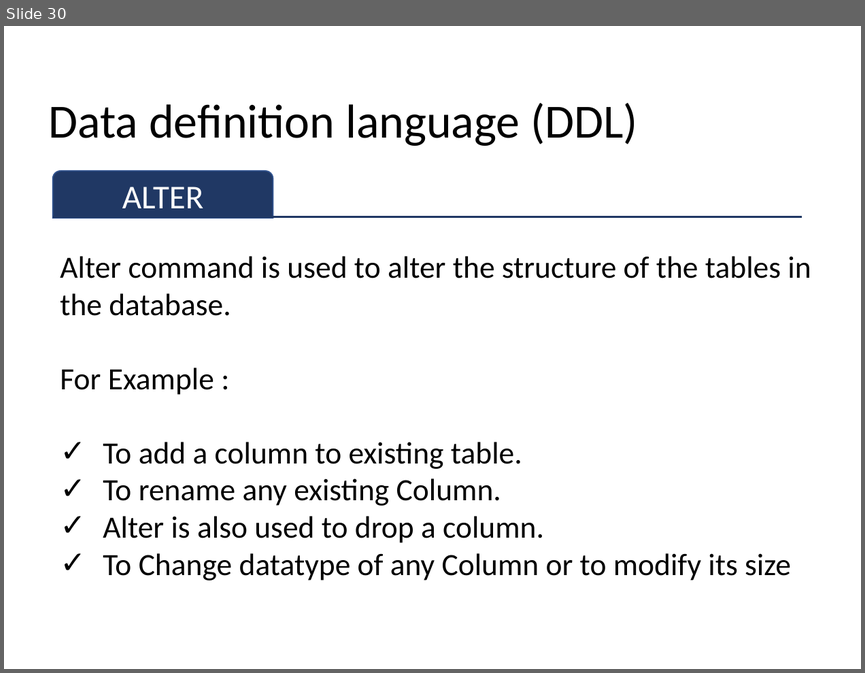
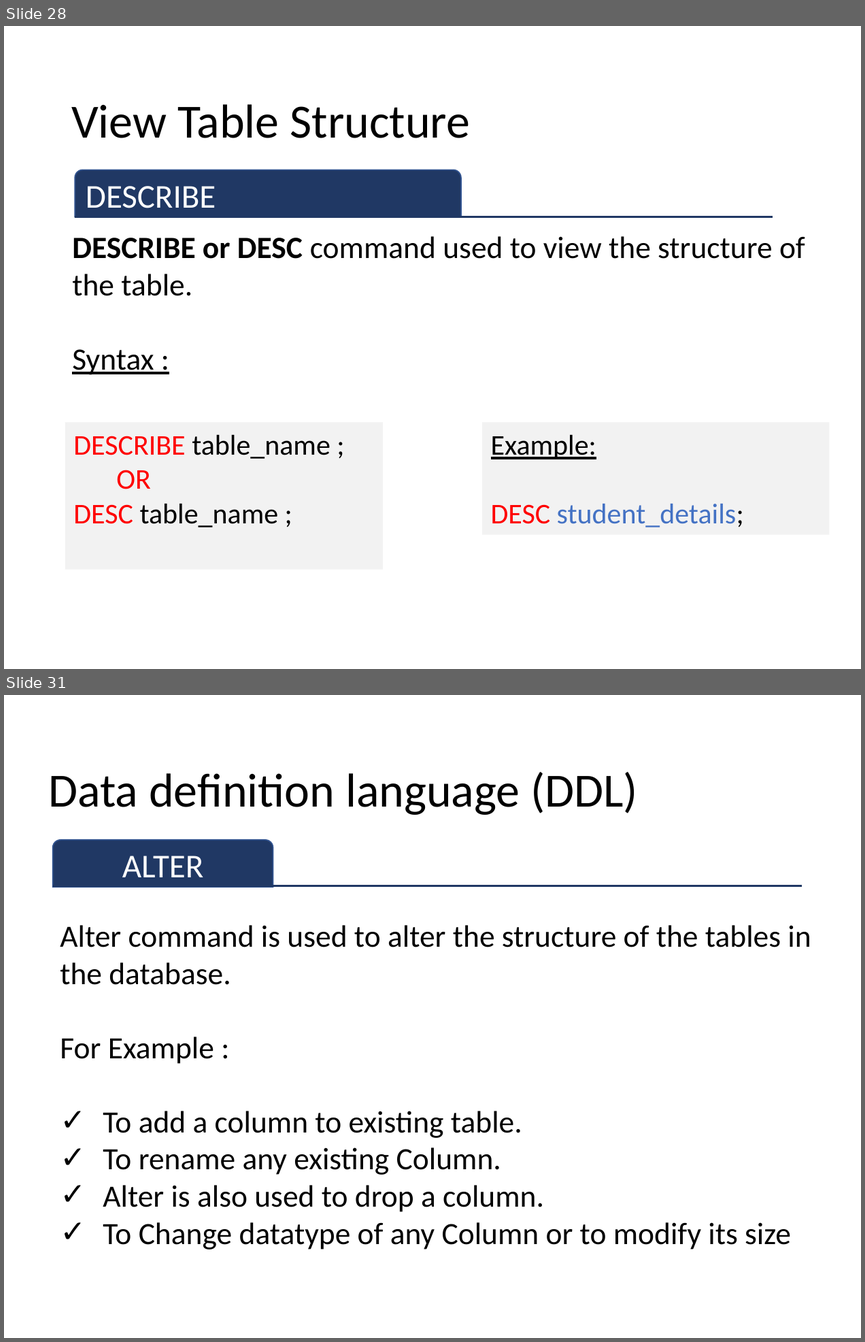
Before and after one commit to sitmbadept/sitmbadept.github.io, a slide deck: 2023/UNIT_2/Site/UNIT-2-PART-1.pptx. Shown one above the other, each under a label of ours: slide 30 before the commit, slides 28 and 31 after it; the slides between them are not shown. The pictures are 865x673 and 865x1342 pixels, drawn with LibreOffice and Linux fonts; fonts in the diff are those of the drawing. Boxes give left, top, right and bottom in pixels: in the first picture for what was removed or moved away, otherwise in the second. Text is boxed around its words. In the diff, an @@ line names an element or a change of style, - is before the commit and + after.

```diff
--- a/2023/UNIT_2/Site/UNIT-2-PART-1.pptx
+++ b/2023/UNIT_2/Site/UNIT-2-PART-1.pptx
@@ slide 28 added at (4, 26, 861, 669), background #FFFFFF @@
@@ title added at (71, 104, 470, 138), 40 pt, text #000000 @@
+View Table Structure
@@ round same rect added at (75, 170, 462, 217), fill #203864, outline #325491 1 pt, 28 pt, text #FFFFFF @@
+DESCRIBE
@@ line added from (75, 217) to (772, 217), #203864 1.5 pt @@
@@ text added at (72, 236, 805, 375), 26 pt, text #000000 @@
+DESCRIBE or DESC command used to view the structure of the table.
+Syntax :
@@ rectangle added at (65, 422, 383, 569), fill #F2F2F2, 24 pt, text #000000 @@
+DESCRIBE table_name ;
+OR
+DESC table_name ;
@@ rectangle added at (482, 422, 829, 534), fill #F2F2F2, 24 pt, text #4472C4 @@
+Example:
+DESC student_details;
@@ what was slide 30 is now slide 31 @@
```
Also in this commit, not shown: 2 slides changed, 1 other file.
